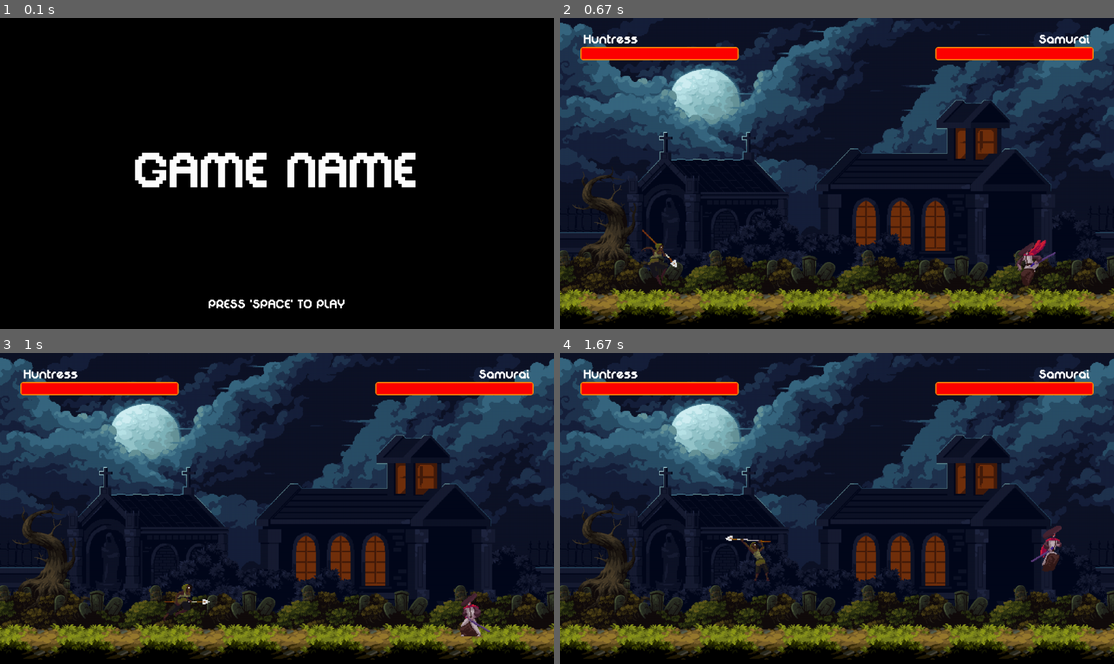
Above: before the commit, frames 1-4 (two rows, left to right).
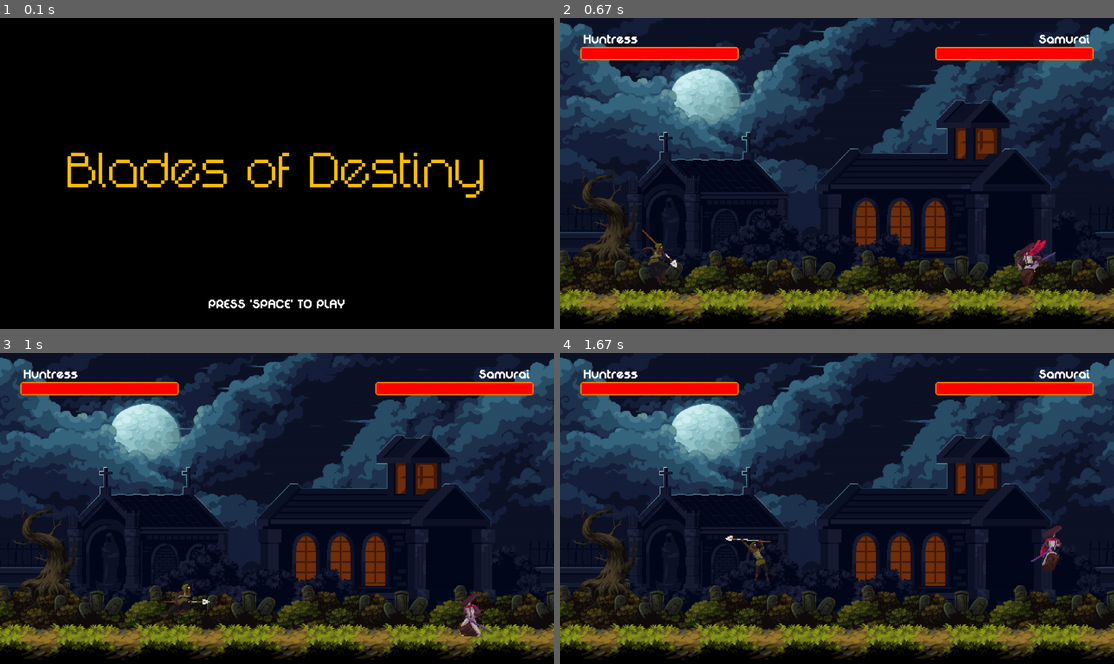
Above: after the commit, the same moments.

Repository: gergoJedlik/PyGame_Game
Game: pygame game, started from main.py
Same seed, same stepped clock (60 frames per second), same inputs: the game is played once before the commit and once after it.
Inputs:
- Up to frame 1 (0.1 s): no input
- Up to frame 2 (0.67 s): tap Space at 0.33 s
- Up to frame 3 (1 s): tap Shift at 0.67 s
- Up to frame 4 (1.67 s): hold Right 1-1.47 s; hold D 1-1.47 s; tap Space at 1.07, 1.37, 1.57 s; tap Right Shift at 1.15 s; hold Up from 1.5 s (still down); hold W from 1.5 s (still down)

The runs differ from the first frame. In frame 1, 4.7% of the frame differs, in the area x 12-88%, y 43-58%; in frame 2, nothing differs; in frame 3, nothing differs; in frame 4, nothing differs.

Commit message:
GAME'S NAME ADDED TO TITLE SCREEN

Diff:
--- a/main.py
+++ b/main.py
@@ -83,7 +83,7 @@
 def menu() -> dict[str, Text]:
     menu_dict: dict[str, Text] = {}
 
-    title_text: Text = Text(128, "GAME NAME")
+    title_text: Text = Text(128, "Blades of Destiny", (255, 192, 0), True)
     title_text.align("center", "center")
     menu_dict["game name"] = title_text
 
@@ -246,7 +246,7 @@
         winner_text: Text = Text(96, winner + " WON!", (255, 192, 0))
         winner_text.align("center", "center")
 
-        sub_text: Text = Text(32, " but their fight never ends...")
+        sub_text: Text = Text(32, " but their fight never ends...", thin=True)
         sub_text.align("center", winner_text.textRect.bottom+20)
 
         restart_text: Text = Text(32, "PRESS 'SPACE' TO RESTART")
--- a/ui.py
+++ b/ui.py
@@ -35,8 +35,11 @@
 
 
 class Text:
-    def __init__(self, font_size: int, text: str, color: pygame.Color = (255, 255, 255)) -> None:
-        self.font = pygame.font.Font(os.path.join("Assets", "DigitalDisco.ttf"), font_size)
+    def __init__(self, font_size: int, text: str, color: pygame.Color = (255, 255, 255), thin = False) -> None:
+        if thin:
+            self.font = pygame.font.Font(os.path.join("Assets", "DigitalDisco-Thin.ttf"), font_size)
+        else:
+            self.font = pygame.font.Font(os.path.join("Assets", "DigitalDisco.ttf"), font_size)
         self.text: pygame.Surface = self.font.render(text, True, color, None)
         self.textRect: pygame.Rect = self.text.get_rect()
 
